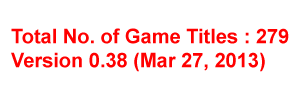
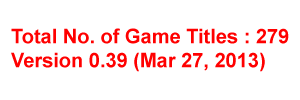
Two versions of the same layered image (300x100). Layer-by-layer changes:
renamed "Total No. of Game Titles : 279 Version 0.38 (Mar 27, 2013)" to "Total No. of Game Titles : 279 Version 0.39 (Mar 27, 2013)", painted on it over (x1=117, y1=52, x2=127, y2=68)
